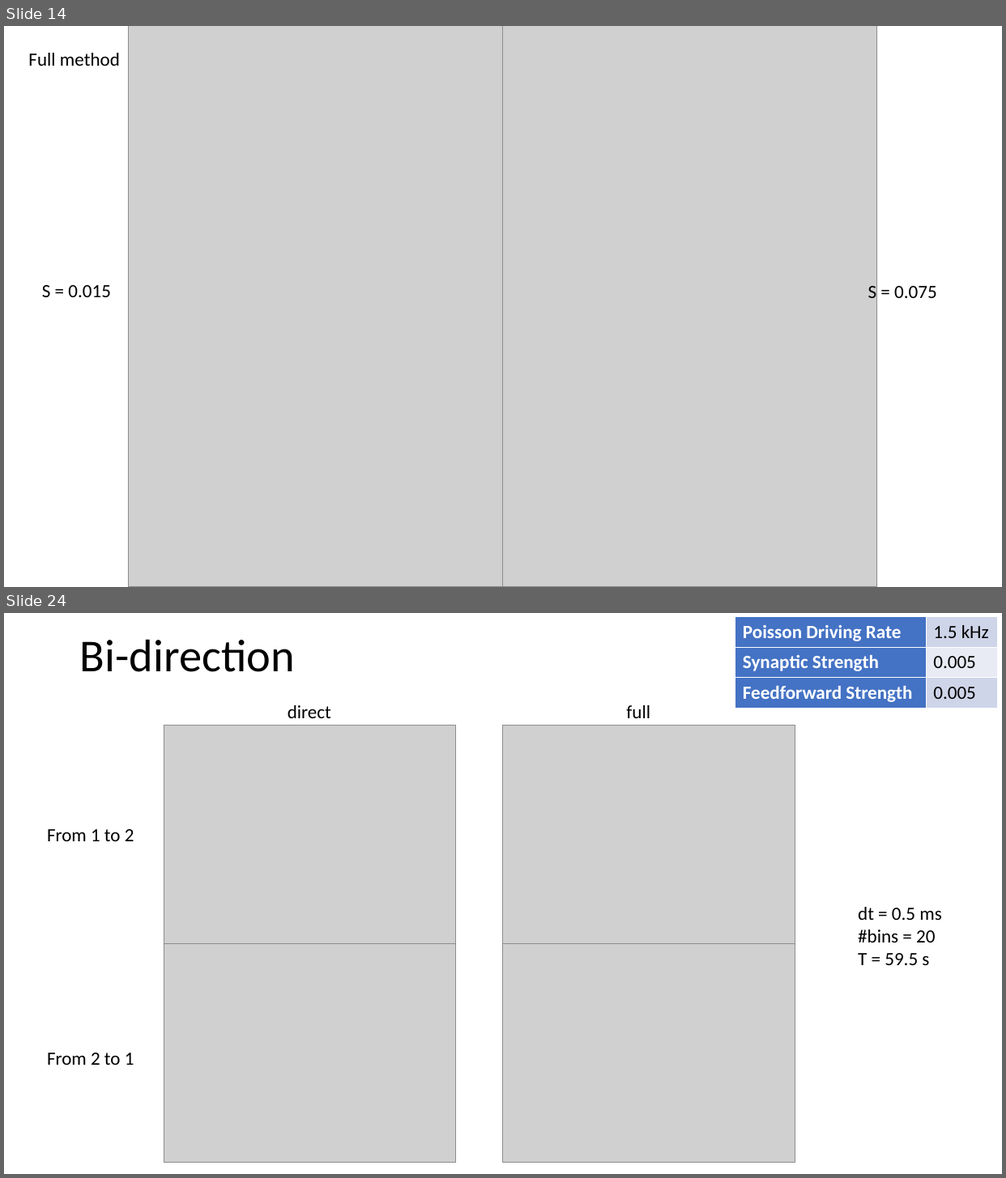
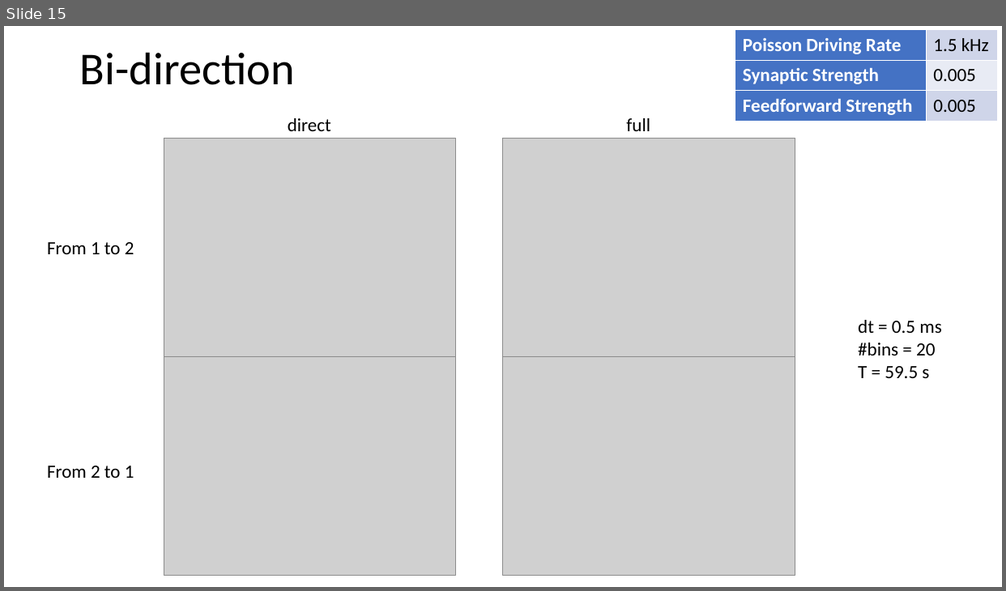
Before and after one commit to NeoNeuron/IF-neuronal-network, a slide deck: reports/oct31/Recent numerical results related to neuronal network simulation.pptx. Shown one above the other, each under a label of ours: slides 14 and 24 before the commit, slide 15 after it; the slides between them are not shown. The pictures are 1006x1178 and 1006x591 pixels, drawn with LibreOffice and Linux fonts; fonts in the diff are those of the drawing; grey boxes stand for pictures. Boxes give left, top, right and bottom in pixels: in the first picture for what was removed or moved away, otherwise in the second. Text is boxed around its words. In the diff, an @@ line names an element or a change of style, - is before the commit and + after.

```diff
--- a/reports/oct31/Recent numerical results related to neuronal network simulation.pptx
+++ b/reports/oct31/Recent numerical results related to neuronal network simulation.pptx
@@ slide 14 removed at [4, 26, 1002, 587], background #FFFFFF @@
@@ picture removed at [129, 26, 503, 587] @@
@@ picture removed at [503, 26, 878, 587] @@
@@ text removed at [28, 53, 120, 66] @@
-Full method
@@ text removed at [42, 285, 111, 297] @@
-S = 0.015
@@ text removed at [868, 283, 937, 304] @@
-S = 0.075
@@ what was slide 24 is now slide 15 @@
```
Also in this commit, not shown: 17 slides changed, 1 slide added, 12 other slides removed, 44 other files.
